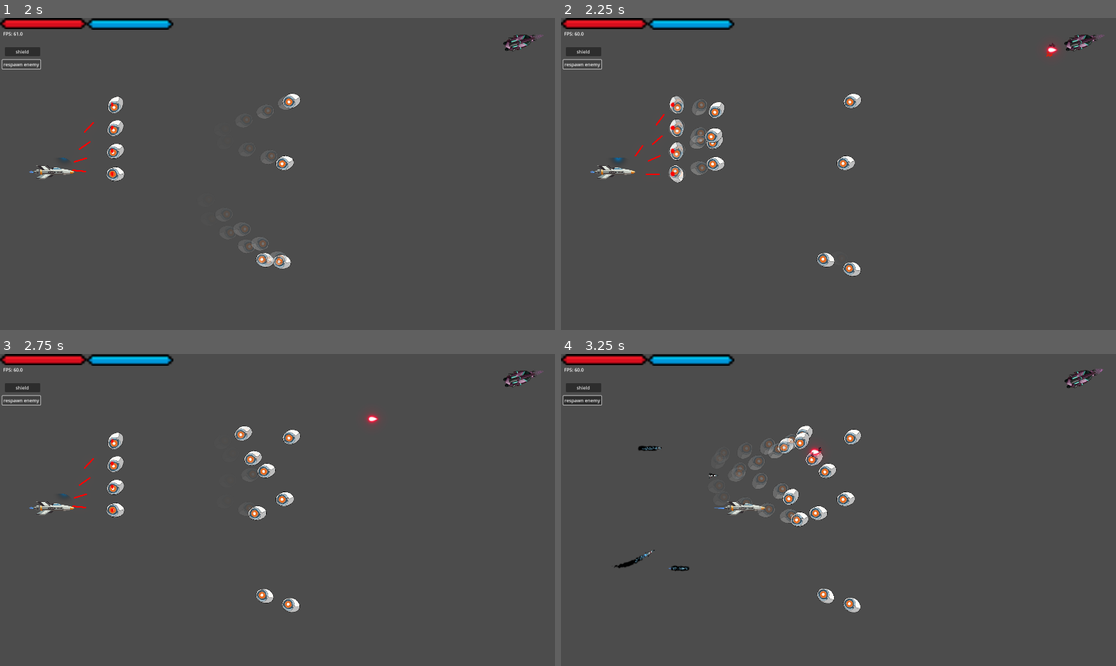
Above: before the commit, frames 1-4 (two rows, left to right).
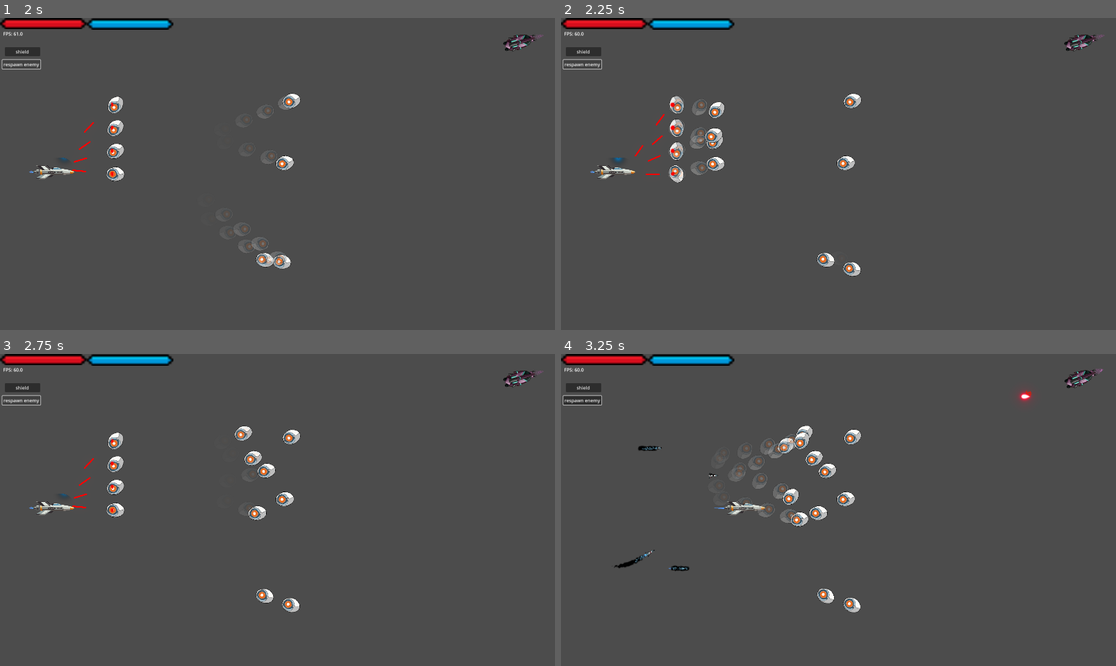
Above: after the commit, the same moments.

Repository: Dantte2/spacegame
Game: Godot game, scene res://scenes/debug.tscn
Same seed, same stepped clock (60 frames per second), same inputs: the game is played once before the commit and once after it. This scene is started directly instead of the project's main scene.
Inputs (mouse positions are in pixels of both pictures, inside the frame that each line leads up to):
- Up to frame 1 (2 s): click "respawn enemy" at 0.5 s; click "respawn enemy" at 1.25 s
- Up to frame 2 (2.25 s): click "respawn enemy" at 2 s
- Up to frame 3 (2.75 s): no input
- Up to frame 4 (3.25 s): move the mouse to (960, 494) at 2.77 s; hold D (ui_right) from 2.78 s (still down); hold Right mouse button (fire_missile) from 2.78 s (still down)

Frame 1 is identical in both runs. In frame 2, 0.1% of the frame differs, in the area x 19-90%, y 8-52%; in frame 3, less than 0.1%; in frame 4, 0.2%, in the area x 44-85%, y 11-34%.

Commit message:
5th enemy still in progress

Diff:
--- a/scenes/beam.tscn
+++ b/scenes/beam.tscn
@@ -1,7 +1,8 @@
-[gd_scene load_steps=18 format=3 uid="uid://draqha76db248"]
+[gd_scene load_steps=14 format=3 uid="uid://draqha76db248"]
 
 [ext_resource type="Script" uid="uid://cutyisdjus6gv" path="res://scripts/beam.gd" id="1_5ijbd"]
 [ext_resource type="Texture2D" uid="uid://b0yp1lgv6pnba" path="res://assets/particles/glowing_circle.png" id="2_hl8vi"]
+[ext_resource type="PackedScene" uid="uid://cy5j36fqnhgwm" path="res://scenes/beam_particles_2d.tscn" id="3_daiji"]
 
 [sub_resource type="Gradient" id="Gradient_hl8vi"]
 colors = PackedColorArray(1, 1, 1, 1, 1, 1, 1, 0)
@@ -28,34 +29,6 @@
 scale_curve = SubResource("CurveTexture_bawts")
 color = Color(2, 0, 0.012, 1)
 color_ramp = SubResource("GradientTexture1D_daiji")
-
-[sub_resource type="Gradient" id="Gradient_daiji"]
-colors = PackedColorArray(1, 1, 1, 1, 1, 1, 1, 0)
-
-[sub_resource type="GradientTexture1D" id="GradientTexture1D_bawts"]
-gradient = SubResource("Gradient_daiji")
-
-[sub_resource type="Curve" id="Curve_hl8vi"]
-_data = [Vector2(0.015151501, 0), 0.0, 0.0, 0, 0, Vector2(0.47727275, 1), 0.0, 0.0, 0, 0, Vector2(1, 0), 0.0, 0.0, 0, 0]
-point_count = 3
-
-[sub_resource type="CurveTexture" id="CurveTexture_daiji"]
-curve = SubResource("Curve_hl8vi")
-
-[sub_resource type="ParticleProcessMaterial" id="ParticleProcessMaterial_bawts"]
-particle_flag_disable_z = true
-emission_shape = 3
-emission_box_extents = Vector3(680, 20, 1)
-direction = Vector3(-1, 0, 0)
-spread = 0.0
-gravity = Vector3(0, 0, 0)
-tangential_accel_min = 99.99999
-tangential_accel_max = 99.99999
-scale_min = 0.29999998
-scale_max = 0.29999998
-scale_curve = SubResource("CurveTexture_daiji")
-color = Color(2, 0, 0.012, 1)
-color_ramp = SubResource("GradientTexture1D_bawts")
 
 [sub_resource type="Gradient" id="Gradient_bawts"]
 colors = PackedColorArray(1, 1, 1, 1, 1, 1, 1, 0)
@@ -104,13 +77,7 @@
 lifetime = 0.3
 process_material = SubResource("ParticleProcessMaterial_8wlve")
 
-[node name="BeamParticles2D" type="GPUParticles2D" parent="."]
-emitting = false
-amount = 50
-texture = ExtResource("2_hl8vi")
-preprocess = 1.0
-randomness = 1.0
-process_material = SubResource("ParticleProcessMaterial_bawts")
+[node name="BeamParticles2D" parent="." instance=ExtResource("3_daiji")]
 
 [node name="CollisionParticles2D" type="GPUParticles2D" parent="."]
 emitting = false
--- /dev/null
+++ b/scenes/beam_particles_2d.tscn
@@ -0,0 +1,44 @@
+[gd_scene load_steps=7 format=3 uid="uid://cy5j36fqnhgwm"]
+
+[ext_resource type="Texture2D" uid="uid://b0yp1lgv6pnba" path="res://assets/particles/glowing_circle.png" id="1_bk7mp"]
+
+[sub_resource type="Gradient" id="Gradient_daiji"]
+colors = PackedColorArray(1, 1, 1, 1, 1, 1, 1, 0)
+
+[sub_resource type="GradientTexture1D" id="GradientTexture1D_twths"]
+gradient = SubResource("Gradient_daiji")
+
+[sub_resource type="Curve" id="Curve_hl8vi"]
+_data = [Vector2(0.015151501, 0), 0.0, 0.0, 0, 0, Vector2(0.47727275, 1), 0.0, 0.0, 0, 0, Vector2(1, 0), 0.0, 0.0, 0, 0]
+point_count = 3
+
+[sub_resource type="CurveTexture" id="CurveTexture_xqf7g"]
+curve = SubResource("Curve_hl8vi")
+
+[sub_resource type="ParticleProcessMaterial" id="ParticleProcessMaterial_bawts"]
+particle_flag_disable_z = true
+emission_shape = 3
+emission_box_extents = Vector3(680, 20, 1)
+direction = Vector3(-1, 0, 0)
+spread = 0.0
+radial_velocity_min = -50.000023
+radial_velocity_max = -50.000023
+gravity = Vector3(0, 0, 0)
+tangential_accel_min = 99.99999
+tangential_accel_max = 99.99999
+scale_min = 0.29999998
+scale_max = 0.29999998
+scale_curve = SubResource("CurveTexture_xqf7g")
+color = Color(2, 0, 0.012, 1)
+color_ramp = SubResource("GradientTexture1D_twths")
+
+[node name="MuzzleFlash" type="GPUParticles2D"]
+scale = Vector2(0.040000916, 1)
+emitting = false
+amount = 50
+texture = ExtResource("1_bk7mp")
+one_shot = true
+preprocess = 1.0
+randomness = 1.0
+trail_enabled = true
+process_material = SubResource("ParticleProcessMaterial_bawts")
--- a/scenes/enemy_5.tscn
+++ b/scenes/enemy_5.tscn
@@ -1,10 +1,11 @@
-[gd_scene load_steps=10 format=3 uid="uid://qy4dmmwesp4w"]
+[gd_scene load_steps=11 format=3 uid="uid://qy4dmmwesp4w"]
 
 [ext_resource type="Texture2D" uid="uid://ccdyqcmbwq5nm" path="res://assets/enemy/Ship2/Ship2.png" id="1_35jhg"]
 [ext_resource type="Script" uid="uid://uk2ox16pn3b" path="res://scripts/enemy_5.gd" id="1_bh3pa"]
 [ext_resource type="Texture2D" uid="uid://6ffk6x6c4apk" path="res://assets/enemy/Ship2/Exhaust/Turbo_flight/Exhaust1/exhaust1.png" id="2_6yonu"]
 [ext_resource type="PackedScene" uid="uid://bcn617637g767" path="res://scenes/energyball.tscn" id="2_xwdeg"]
 [ext_resource type="Texture2D" uid="uid://bix8j6ahajkta" path="res://assets/enemy/Ship2/Exhaust/Turbo_flight/Exhaust1/exhaust2.png" id="3_bh3pa"]
+[ext_resource type="PackedScene" uid="uid://cy5j36fqnhgwm" path="res://scenes/beam_particles_2d.tscn" id="4_t0chb"]
 [ext_resource type="Texture2D" uid="uid://f27rqepmls5x" path="res://assets/enemy/Ship2/Exhaust/Turbo_flight/Exhaust1/exhaust3.png" id="4_xwdeg"]
 [ext_resource type="Texture2D" uid="uid://cax72c6cju6bk" path="res://assets/enemy/Ship2/Exhaust/Turbo_flight/Exhaust1/exhaust4.png" id="5_t0chb"]
 
@@ -36,6 +37,7 @@
 scale = Vector2(1.5, 1.5)
 script = ExtResource("1_bh3pa")
 bullet_scene = ExtResource("2_xwdeg")
+muzzle_flash_scene = ExtResource("4_t0chb")
 
 [node name="Sprite2D" type="Sprite2D" parent="."]
 texture = ExtResource("1_35jhg")
@@ -46,7 +48,7 @@
 shape = SubResource("CapsuleShape2D_6yonu")
 
 [node name="BulletSpawn" type="Node2D" parent="."]
-position = Vector2(-35, 0)
+position = Vector2(-38.666668, 0)
 
 [node name="Exhaust" type="AnimatedSprite2D" parent="."]
 z_index = -1
--- a/scripts/enemy_5.gd
+++ b/scripts/enemy_5.gd
@@ -17,6 +17,7 @@
 var target: Node2D = null
 var can_fire := true
 
+@export var muzzle_delay := 0.90
 @onready var sprite := $Sprite2D
 @onready var bullet_spawn := $BulletSpawn
 @onready var exhaust := $Exhaust
@@ -85,16 +86,39 @@
         var t = randf_range(fire_delay_min, fire_delay_max)
         $Timer.start(t)
 
+@export var muzzle_flash_scene: PackedScene  # assign your muzzle flash scene here
+
+
+
+# -----------------------------
+# ON TIMER TIMEOUT (firing)
+# -----------------------------
 func _on_Timer_timeout():
-    if target and bullet_scene:
-        var bullet = bullet_scene.instantiate()
-        get_tree().current_scene.add_child(bullet)
-        bullet.global_position = bullet_spawn.global_position
+    if not target or not bullet_scene:
+        _start_timer()
+        return
 
-        # Fire toward player
-        bullet.velocity = (target.global_position - bullet.global_position).normalized() * -1
+    # --- Spawn muzzle flash first ---
+    if muzzle_flash_scene:
+        var flash = muzzle_flash_scene.instantiate()
+        bullet_spawn.add_child(flash)  # attach to BulletSpawn
+        flash.global_position = bullet_spawn.global_position
+        flash.rotation = bullet_spawn.rotation
+        if flash.has_method("restart"):
+            flash.restart()  # for AnimatedSprite2D or CPUParticles2D
+
+    # --- Wait for muzzle flash duration ---
+    await get_tree().create_timer(muzzle_delay).timeout
+
+    # --- Fire bullet ---
+    var bullet = bullet_scene.instantiate()
+    get_tree().current_scene.add_child(bullet)
+    bullet.global_position = bullet_spawn.global_position
+    bullet.velocity = (target.global_position - bullet.global_position).normalized() * -1
 
     _start_timer()
+
+
 
 # -----------------------------
 # UTILITY: find nearest player
